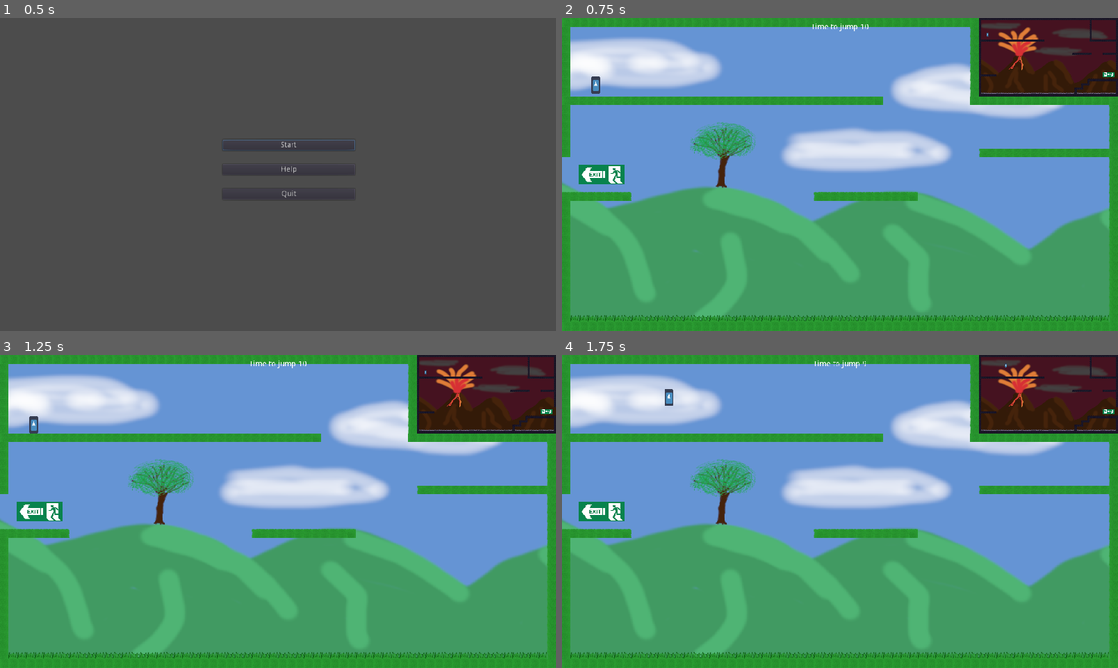
Above: before the commit, frames 1-4 (two rows, left to right).
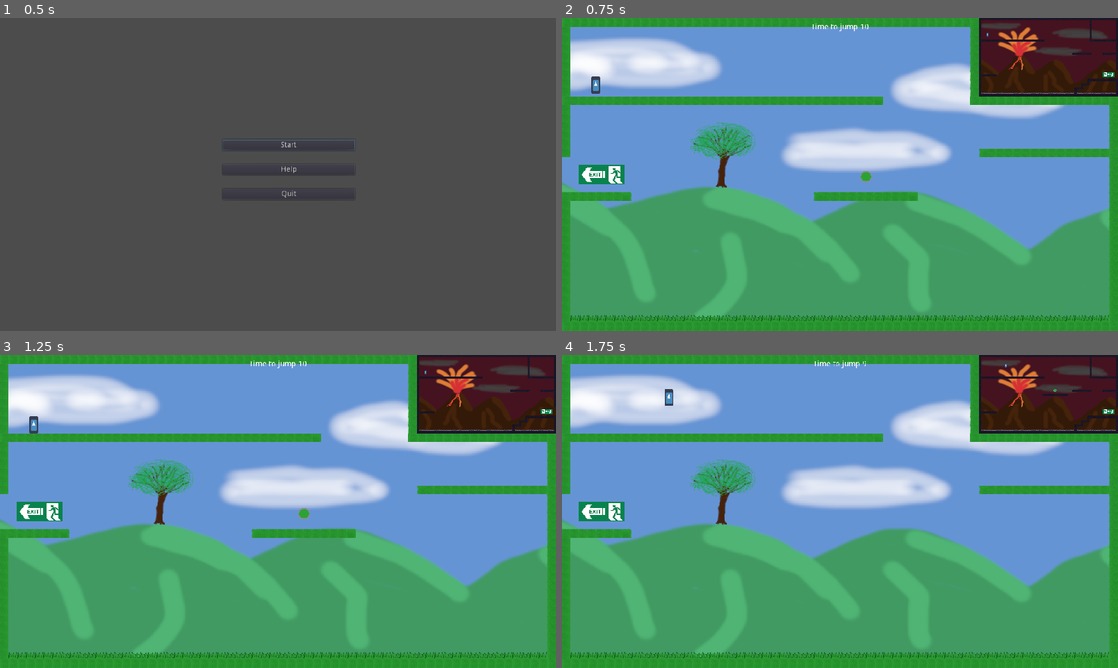
Above: after the commit, the same moments.

Repository: DanCorder/LudumDare51
Game: Godot game, scene res://Menu.tscn
The game is run twice, just before and just after one commit, with the same random seed, the same clock (stepped at 60 frames per second) and the same inputs. The engine's default icon, where the game draws it, is replaced by a stand-in: a white triangle on a blue panel in a dark square. Sound files missing from this copy of the repository are replaced by a short silence.
Inputs:
- Up to frame 1 (0.5 s): no input
- Up to frame 2 (0.75 s): click "Start" at 0.5 s
- Up to frame 3 (1.25 s): no input
- Up to frame 4 (1.75 s): tap Enter at 1.25 s; hold D (move_right) from 1.28 s (still down); hold Space (jump) from 1.28 s (still down)

Frame 1 is identical in both runs. In frame 2, less than 0.1% of the frame differs, in the area x 53-56%, y 48-53%; in frame 3, less than 0.1%; in frame 4, 0.6%, in the area x 45-91%, y 10-59%.

Commit message:
Fix platform switch

Diff:
--- a/Switch.gd
+++ b/Switch.gd
@@ -1,17 +1,15 @@
 extends Area2D
 
-export var platform_coords : Array;
-export var origin_tilemap_name : String;
+export var leftmost_cell_coords : Vector2;
+export var number_of_cells : int;
 export var origin_tiles_index: int;
-export var destination_tilemap_name : String;
 export var destination_tiles_index: int;
 export var teleportation_vector : Vector2;
 export var cell_height_pixels :  int;
 export var can_teleport_only_once : bool;
 export var also_teleport_switch : bool;
 
-var origin_tilemap : TileMap;
-var destination_tilemap : TileMap;
+var tilemap : TileMap;
 var is_at_origin_tilemap : bool;
 var switch_teleportation_vector : Vector2;
 
@@ -19,8 +17,7 @@
 
 
 func _ready():
-	origin_tilemap = get_sibling_node(origin_tilemap_name);
-	destination_tilemap = get_sibling_node(destination_tilemap_name);
+	tilemap = get_sibling_node("collideableTiles").get_node("TileMap");
 	is_at_origin_tilemap = true;
 	switch_teleportation_vector = cell_height_pixels * teleportation_vector;
 
@@ -30,7 +27,7 @@
 		teleport_platform();
 		if (also_teleport_switch):
 			teleport_switch();
-		update_tilemaps_collision_area();
+		update_tilemap_collision_area();
 		update_platform_location_tracker();
 		update_switch_ui();
 
@@ -40,9 +37,8 @@
 func get_sibling_node(sibling_name):
 	return get_parent().get_node(sibling_name);
 
-func update_tilemaps_collision_area():
-	origin_tilemap.update_dirty_quadrants();
-	destination_tilemap.update_dirty_quadrants();
+func update_tilemap_collision_area():
+	tilemap.update_dirty_quadrants();
 
 func update_switch_ui():
 	if (!is_allowed_to_teleport()):
@@ -52,8 +48,12 @@
 	is_at_origin_tilemap = !is_at_origin_tilemap;
 
 func teleport_platform():
-	for cell in platform_coords:
-		teleport_cell(cell);
+	for cell_index in number_of_cells:
+		var cell_coords = get_platform_cell_coords_by_index(cell_index);
+		teleport_cell(cell_coords);
+
+func get_platform_cell_coords_by_index(index):
+	return leftmost_cell_coords + Vector2(index,0);
 
 func teleport_switch():
 	if (is_at_origin_tilemap):
@@ -74,15 +74,15 @@
 		teleport_cell_to_origin(cell);
 
 func teleport_cell_to_destination(cell):
-	delete_cell_from_tilemap(cell, origin_tilemap);
-	add_cell_to_tilemap(cell, destination_tilemap, destination_tiles_index, teleportation_vector);
+	delete_cell(cell);
+	add_cell(cell, destination_tiles_index, teleportation_vector);
 
 func teleport_cell_to_origin(cell):
-	add_cell_to_tilemap(cell, origin_tilemap, origin_tiles_index);
-	delete_cell_from_tilemap(cell, destination_tilemap, teleportation_vector);
+	add_cell(cell, origin_tiles_index);
+	delete_cell(cell, teleportation_vector);
 
-func delete_cell_from_tilemap(cell, tilemap, offset_vector = Vector2(0,0)):
+func delete_cell(cell, offset_vector = Vector2(0,0)):
 	tilemap.set_cell(cell.x + offset_vector.x, cell.y + offset_vector.y, -1);
 
-func add_cell_to_tilemap(cell, tilemap, tile_index, offset_vector = Vector2(0,0)):
+func add_cell(cell, tile_index, offset_vector = Vector2(0,0)):
 	tilemap.set_cell(cell.x + offset_vector.x, cell.y + offset_vector.y, tile_index);
--- /dev/null
+++ b/Switch.tscn
@@ -0,0 +1,27 @@
+[gd_scene load_steps=4 format=2]
+
+[ext_resource path="res://Switch.gd" type="Script" id=1]
+[ext_resource path="res://switch_on.png" type="Texture" id=2]
+
+[sub_resource type="RectangleShape2D" id=15]
+extents = Vector2( 32.75, 28.75 )
+
+[node name="Switch" type="Area2D"]
+position = Vector2( 711, 274 )
+script = ExtResource( 1 )
+platform_coords = [ Vector2( 10, 5 ), Vector2( 11, 5 ), Vector2( 12, 5 ) ]
+origin_tilemap_name = "Happy"
+origin_tiles_index = 2
+destination_tilemap_name = "Sad"
+teleportation_vector = Vector2( 0, 11 )
+cell_height_pixels = 64
+also_teleport_switch = true
+
+[node name="CollisionShape2D" type="CollisionShape2D" parent="."]
+position = Vector2( 28, 17 )
+shape = SubResource( 15 )
+
+[node name="Sprite" type="Sprite" parent="."]
+position = Vector2( 28, 17 )
+scale = Vector2( 0.0644188, 0.0636029 )
+texture = ExtResource( 2 )
--- a/level1.tscn
+++ /dev/null
@@ -1,334 +0,0 @@
-[gd_scene load_steps=18 format=2]
-
-[ext_resource path="res://tilesheet.png" type="Texture" id=1]
-[ext_resource path="res://spritesheet_complete.png" type="Texture" id=2]
-[ext_resource path="res://Switch.gd" type="Script" id=3]
-[ext_resource path="res://switch_on.png" type="Texture" id=4]
-
-[sub_resource type="RectangleShape2D" id=15]
-extents = Vector2( 32.75, 28.75 )
-
-[sub_resource type="ConvexPolygonShape2D" id=2]
-points = PoolVector2Array( 0, 0, 64, 0, 64, 64, 0, 64 )
-
-[sub_resource type="ConvexPolygonShape2D" id=3]
-points = PoolVector2Array( 0, 0, 64, 0, 64, 64, 0, 64 )
-
-[sub_resource type="ConvexPolygonShape2D" id=4]
-points = PoolVector2Array( 0, 0, 64, 0, 64, 64, 0, 64 )
-
-[sub_resource type="ConvexPolygonShape2D" id=5]
-points = PoolVector2Array( 0, 0, 64, 0, 64, 64, 0, 64 )
-
-[sub_resource type="ConvexPolygonShape2D" id=6]
-points = PoolVector2Array( 0, 0, 64, 0, 64, 64, 0, 64 )
-
-[sub_resource type="ConvexPolygonShape2D" id=7]
-points = PoolVector2Array( 0, 0, 64, 0, 64, 64, 0, 64 )
-
-[sub_resource type="ConvexPolygonShape2D" id=8]
-points = PoolVector2Array( 0, 0, 64, 0, 64, 64, 0, 64 )
-
-[sub_resource type="TileSet" id=13]
-1/name = "tilesheet.png 1"
-1/texture = ExtResource( 1 )
-1/tex_offset = Vector2( 0, 0 )
-1/modulate = Color( 1, 1, 1, 1 )
-1/region = Rect2( 64, 0, 64, 64 )
-1/tile_mode = 0
-1/occluder_offset = Vector2( 0, 0 )
-1/navigation_offset = Vector2( 0, 0 )
-1/shape_offset = Vector2( 0, 0 )
-1/shape_transform = Transform2D( 1, 0, 0, 1, 0, 0 )
-1/shape = SubResource( 2 )
-1/shape_one_way = false
-1/shape_one_way_margin = 1.0
-1/shapes = [ {
-"autotile_coord": Vector2( 0, 0 ),
-"one_way": false,
-"one_way_margin": 1.0,
-"shape": SubResource( 2 ),
-"shape_transform": Transform2D( 1, 0, 0, 1, 0, 0 )
-} ]
-1/z_index = 0
-2/name = "tilesheet.png 2"
-2/texture = ExtResource( 1 )
-2/tex_offset = Vector2( 0, 0 )
-2/modulate = Color( 1, 1, 1, 1 )
-2/region = Rect2( 128, 0, 64, 64 )
-2/tile_mode = 0
-2/occluder_offset = Vector2( 0, 0 )
-2/navigation_offset = Vector2( 0, 0 )
-2/shape_offset = Vector2( 0, 0 )
-2/shape_transform = Transform2D( 1, 0, 0, 1, 0, 0 )
-2/shape = SubResource( 4 )
-2/shape_one_way = false
-2/shape_one_way_margin = 1.0
-2/shapes = [ {
-"autotile_coord": Vector2( 0, 0 ),
-"one_way": false,
-"one_way_margin": 1.0,
-"shape": SubResource( 4 ),
-"shape_transform": Transform2D( 1, 0, 0, 1, 0, 0 )
-} ]
-2/z_index = 0
-3/name = "tilesheet.png 3"
-3/texture = ExtResource( 1 )
-3/tex_offset = Vector2( 0, 0 )
-3/modulate = Color( 1, 1, 1, 1 )
-3/region = Rect2( 192, 0, 64, 64 )
-3/tile_mode = 0
-3/occluder_offset = Vector2( 0, 0 )
-3/navigation_offset = Vector2( 0, 0 )
-3/shape_offset = Vector2( 0, 0 )
-3/shape_transform = Transform2D( 1, 0, 0, 1, 0, 0 )
-3/shape = SubResource( 5 )
-3/shape_one_way = false
-3/shape_one_way_margin = 1.0
-3/shapes = [ {
-"autotile_coord": Vector2( 0, 0 ),
-"one_way": false,
-"one_way_margin": 1.0,
-"shape": SubResource( 5 ),
-"shape_transform": Transform2D( 1, 0, 0, 1, 0, 0 )
-} ]
-3/z_index = 0
-4/name = "tilesheet.png 4"
-4/texture = ExtResource( 1 )
-4/tex_offset = Vector2( 0, 0 )
-4/modulate = Color( 1, 1, 1, 1 )
-4/region = Rect2( 320, 0, 64, 64 )
-4/tile_mode = 0
-4/occluder_offset = Vector2( 0, 0 )
-4/navigation_offset = Vector2( 0, 0 )
-4/shape_offset = Vector2( 0, 0 )
-4/shape_transform = Transform2D( 1, 0, 0, 1, 0, 0 )
-4/shape = SubResource( 6 )
-4/shape_one_way = false
-4/shape_one_way_margin = 1.0
-4/shapes = [ {
-"autotile_coord": Vector2( 0, 0 ),
-"one_way": false,
-"one_way_margin": 1.0,
-"shape": SubResource( 6 ),
-"shape_transform": Transform2D( 1, 0, 0, 1, 0, 0 )
-} ]
-4/z_index = 0
-5/name = "tilesheet.png 5"
-5/texture = ExtResource( 1 )
-5/tex_offset = Vector2( 0, 0 )
-5/modulate = Color( 1, 1, 1, 1 )
-5/region = Rect2( 384, 0, 64, 64 )
-5/tile_mode = 0
-5/occluder_offset = Vector2( 0, 0 )
-5/navigation_offset = Vector2( 0, 0 )
-5/shape_offset = Vector2( 0, 0 )
-5/shape_transform = Transform2D( 1, 0, 0, 1, 0, 0 )
-5/shape = SubResource( 7 )
-5/shape_one_way = false
-5/shape_one_way_margin = 1.0
-5/shapes = [ {
-"autotile_coord": Vector2( 0, 0 ),
-"one_way": false,
-"one_way_margin": 1.0,
-"shape": SubResource( 7 ),
-"shape_transform": Transform2D( 1, 0, 0, 1, 0, 0 )
-} ]
-5/z_index = 0
-6/name = "tilesheet.png 6"
-6/texture = ExtResource( 1 )
-6/tex_offset = Vector2( 0, 0 )
-6/modulate = Color( 1, 1, 1, 1 )
-6/region = Rect2( 448, 0, 64, 64 )
-6/tile_mode = 0
-6/occluder_offset = Vector2( 0, 0 )
-6/navigation_offset = Vector2( 0, 0 )
-6/shape_offset = Vector2( 0, 0 )
-6/shape_transform = Transform2D( 1, 0, 0, 1, 0, 0 )
-6/shape = SubResource( 8 )
-6/shape_one_way = false
-6/shape_one_way_margin = 1.0
-6/shapes = [ {
-"autotile_coord": Vector2( 0, 0 ),
-"one_way": false,
-"one_way_margin": 1.0,
-"shape": SubResource( 8 ),
-"shape_transform": Transform2D( 1, 0, 0, 1, 0, 0 )
-} ]
-6/z_index = 0
-7/name = "tilesheet.png 7"
-7/texture = ExtResource( 1 )
-7/tex_offset = Vector2( 0, 0 )
-7/modulate = Color( 1, 1, 1, 1 )
-7/region = Rect2( 512, 0, 64, 64 )
-7/tile_mode = 0
-7/occluder_offset = Vector2( 0, 0 )
-7/navigation_offset = Vector2( 0, 0 )
-7/shape_offset = Vector2( 0, 0 )
-7/shape_transform = Transform2D( 1, 0, 0, 1, 0, 0 )
-7/shape_one_way = false
-7/shape_one_way_margin = 0.0
-7/shapes = [  ]
-7/z_index = 0
-8/name = "tilesheet.png 8"
-8/texture = ExtResource( 1 )
-8/tex_offset = Vector2( 0, 0 )
-8/modulate = Color( 1, 1, 1, 1 )
-8/region = Rect2( 448, 64, 64, 64 )
-8/tile_mode = 0
-8/occluder_offset = Vector2( 0, 0 )
-8/navigation_offset = Vector2( 0, 0 )
-8/shape_offset = Vector2( 0, 0 )
-8/shape_transform = Transform2D( 1, 0, 0, 1, 0, 0 )
-8/shape_one_way = false
-8/shape_one_way_margin = 0.0
-8/shapes = [  ]
-8/z_index = 0
-9/name = "tilesheet.png 9"
-9/texture = ExtResource( 1 )
-9/tex_offset = Vector2( 0, 0 )
-9/modulate = Color( 1, 1, 1, 1 )
-9/region = Rect2( 512, 64, 64, 64 )
-9/tile_mode = 0
-9/occluder_offset = Vector2( 0, 0 )
-9/navigation_offset = Vector2( 0, 0 )
-9/shape_offset = Vector2( 0, 0 )
-9/shape_transform = Transform2D( 1, 0, 0, 1, 0, 0 )
-9/shape_one_way = false
-9/shape_one_way_margin = 0.0
-9/shapes = [  ]
-9/z_index = 0
-10/name = "tilesheet.png 10"
-10/texture = ExtResource( 1 )
-10/tex_offset = Vector2( 0, 0 )
-10/modulate = Color( 1, 1, 1, 1 )
-10/region = Rect2( 0, 0, 64, 64 )
-10/tile_mode = 0
-10/occluder_offset = Vector2( 0, 0 )
-10/navigation_offset = Vector2( 0, 0 )
-10/shape_offset = Vector2( 0, 0 )
-10/shape_transform = Transform2D( 1, 0, 0, 1, 0, 0 )
-10/shape_one_way = false
-10/shape_one_way_margin = 0.0
-10/shapes = [  ]
-10/z_index = 0
-11/name = "tilesheet.png 11"
-11/texture = ExtResource( 1 )
-11/tex_offset = Vector2( 0, 0 )
-11/modulate = Color( 1, 1, 1, 1 )
-11/region = Rect2( 64, 64, 64, 64 )
-11/tile_mode = 0
-11/occluder_offset = Vector2( 0, 0 )
-11/navigation_offset = Vector2( 0, 0 )
-11/shape_offset = Vector2( 0, 0 )
-11/shape_transform = Transform2D( 1, 0, 0, 1, 0, 0 )
-11/shape_one_way = false
-11/shape_one_way_margin = 0.0
-11/shapes = [  ]
-11/z_index = 0
-12/name = "tilesheet.png 12"
-12/texture = ExtResource( 1 )
-12/tex_offset = Vector2( 0, 0 )
-12/modulate = Color( 1, 1, 1, 1 )
-12/region = Rect2( 256, 0, 64, 64 )
-12/tile_mode = 0
-12/occluder_offset = Vector2( 0, 0 )
-12/navigation_offset = Vector2( 0, 0 )
-12/shape_offset = Vector2( 0, 0 )
-12/shape_transform = Transform2D( 1, 0, 0, 1, 0, 0 )
-12/shape = SubResource( 3 )
-12/shape_one_way = false
-12/shape_one_way_margin = 1.0
-12/shapes = [ {
-"autotile_coord": Vector2( 0, 0 ),
-"one_way": false,
-"one_way_margin": 1.0,
-"shape": SubResource( 3 ),
-"shape_transform": Transform2D( 1, 0, 0, 1, 0, 0 )
-} ]
-12/z_index = 0
-
-[sub_resource type="ConvexPolygonShape2D" id=10]
-points = PoolVector2Array( 0, 0, 64, 0, 64, 64, 0, 64 )
-
-[sub_resource type="ConvexPolygonShape2D" id=11]
-points = PoolVector2Array( 0, 0, 64, 0, 64, 64, 0, 64 )
-
-[sub_resource type="ConvexPolygonShape2D" id=12]
-points = PoolVector2Array( 0, 0, 64, 0, 64, 64, 0, 64 )
-
-[sub_resource type="TileSet" id=14]
-0/name = "spritesheet_complete.png 0"
-0/texture = ExtResource( 2 )
-0/tex_offset = Vector2( 0, 0 )
-0/modulate = Color( 1, 1, 1, 1 )
-0/region = Rect2( 455, 0, 64, 64 )
-0/tile_mode = 2
-0/autotile/icon_coordinate = Vector2( 0, 0 )
-0/autotile/tile_size = Vector2( 64, 64 )
-0/autotile/spacing = 0
-0/autotile/occluder_map = [  ]
-0/autotile/navpoly_map = [  ]
-0/autotile/priority_map = [  ]
-0/autotile/z_index_map = [  ]
-0/occluder_offset = Vector2( 0, 0 )
-0/navigation_offset = Vector2( 0, 0 )
-0/shape_offset = Vector2( 0, 0 )
-0/shape_transform = Transform2D( 1, 0, 0, 1, 0, 0 )
-0/shape = SubResource( 10 )
-0/shape_one_way = false
-0/shape_one_way_margin = 1.0
-0/shapes = [ {
-"autotile_coord": Vector2( 0, 0 ),
-"one_way": false,
-"one_way_margin": 1.0,
-"shape": SubResource( 10 ),
-"shape_transform": Transform2D( 1, 0, 0, 1, 0, 0 )
-}, {
-"autotile_coord": Vector2( 0, 0 ),
-"one_way": false,
-"one_way_margin": 1.0,
-"shape": SubResource( 11 ),
-"shape_transform": Transform2D( 1, 0, 0, 1, 0, 0 )
-}, {
-"autotile_coord": Vector2( 0, 0 ),
-"one_way": false,
-"one_way_margin": 1.0,
-"shape": SubResource( 12 ),
-"shape_transform": Transform2D( 1, 0, 0, 1, 0, 0 )
-} ]
-0/z_index = 0
-
-[node name="level1" type="Area2D"]
-
-[node name="Switch" type="Area2D" parent="."]
-position = Vector2( 711, 274 )
-script = ExtResource( 3 )
-platform_coords = [ Vector2( 10, 5 ), Vector2( 11, 5 ), Vector2( 12, 5 ) ]
-origin_tilemap_name = "Happy"
-origin_tiles_index = 2
-destination_tilemap_name = "Sad"
-teleportation_vector = Vector2( 0, 11 )
-cell_height_pixels = 64
-also_teleport_switch = true
-
-[node name="CollisionShape2D" type="CollisionShape2D" parent="Switch"]
-position = Vector2( 28, 17 )
-shape = SubResource( 15 )
-
-[node name="Sprite" type="Sprite" parent="Switch"]
-position = Vector2( 28, 17 )
-scale = Vector2( 0.0644188, 0.0636029 )
-texture = ExtResource( 4 )
-
-[node name="Happy" type="TileMap" parent="."]
-tile_set = SubResource( 13 )
-collision_use_parent = true
-format = 1
-tile_data = PoolIntArray( 0, 2, 0, 1, 2, 0, 2, 2, 0, 3, 2, 0, 4, 2, 0, 5, 2, 0, 6, 2, 0, 7, 2, 0, 8, 2, 0, 9, 2, 0, 10, 2, 0, 11, 2, 0, 12, 2, 0, 13, 2, 0, 14, 2, 0, 15, 2, 0, 65536, 2, 0, 65551, 2, 0, 131072, 2, 0, 131087, 2, 0, 196608, 2, 0, 196611, 2, 0, 196612, 2, 0, 196613, 2, 0, 196614, 2, 0, 196615, 2, 0, 196623, 2, 0, 262144, 2, 0, 262159, 2, 0, 327680, 2, 0, 327690, 2, 0, 327691, 2, 0, 327692, 2, 0, 327695, 2, 0, 393216, 2, 0, 393231, 2, 0, 458752, 2, 0, 458757, 2, 0, 458758, 2, 0, 458759, 2, 0, 458767, 2, 0, 524288, 2, 0, 524303, 2, 0, 589824, 2, 0, 589825, 2, 0, 589826, 2, 0, 589827, 2, 0, 589828, 2, 0, 589829, 2, 0, 589830, 2, 0, 589831, 2, 0, 589832, 2, 0, 589833, 2, 0, 589834, 2, 0, 589835, 2, 0, 589836, 2, 0, 589837, 2, 0, 589838, 2, 0, 589839, 2, 0 )
-
-[node name="Sad" type="TileMap" parent="."]
-tile_set = SubResource( 14 )
-collision_use_parent = true
-format = 1
-tile_data = PoolIntArray( 720896, 0, 0, 720897, 0, 0, 720898, 0, 0, 720899, 0, 0, 720900, 0, 0, 720901, 0, 0, 720902, 0, 0, 720903, 0, 0, 720904, 0, 0, 720905, 0, 0, 720906, 0, 0, 720907, 0, 0, 720908, 0, 0, 720909, 0, 0, 720910, 0, 0, 720911, 0, 0, 786432, 0, 0, 786447, 0, 0, 851968, 0, 0, 851983, 0, 0, 917504, 0, 0, 917519, 0, 0, 983040, 0, 0, 983055, 0, 0, 1048576, 0, 0, 1048591, 0, 0, 1114112, 0, 0, 1114113, 0, 0, 1114114, 0, 0, 1114115, 0, 0, 1114116, 0, 0, 1114117, 0, 0, 1114127, 0, 0, 1179648, 0, 0, 1179663, 0, 0, 1245184, 0, 0, 1245199, 0, 0, 1310720, 0, 0, 1310721, 0, 0, 1310722, 0, 0, 1310723, 0, 0, 1310724, 0, 0, 1310725, 0, 0, 1310726, 0, 0, 1310727, 0, 0, 1310728, 0, 0, 1310729, 0, 0, 1310730, 0, 0, 1310731, 0, 0, 1310732, 0, 0, 1310733, 0, 0, 1310734, 0, 0, 1310735, 0, 0 )
--- a/levels/Level-1.tscn
+++ b/levels/Level-1.tscn
@@ -8,6 +8,7 @@
 [ext_resource path="res://assets/exit-left.png" type="Texture" id=6]
 [ext_resource path="res://levels/MainCameraCenter.gd" type="Script" id=7]
 [ext_resource path="res://levels/PreviewCameraCenter.gd" type="Script" id=8]
+[ext_resource path="res://Switch.tscn" type="PackedScene" id=9]
 
 [sub_resource type="ConvexPolygonShape2D" id=1]
 points = PoolVector2Array( 0, 0, 16, 0, 16, 16, 0, 16 )
@@ -664,3 +665,11 @@
 [node name="PreviewCameraCenter" type="Node2D" parent="."]
 position = Vector2( 512, 864 )
 script = ExtResource( 8 )
+
+[node name="Switch" parent="." instance=ExtResource( 9 )]
+position = Vector2( 532, 275 )
+leftmost_cell_coords = Vector2( 29, 20 )
+number_of_cells = 12
+destination_tiles_index = 3
+teleportation_vector = Vector2( 0, 34 )
+cell_height_pixels = 16
Not shown: 1 places in levels/Level-1.tscn that only renumber resources
